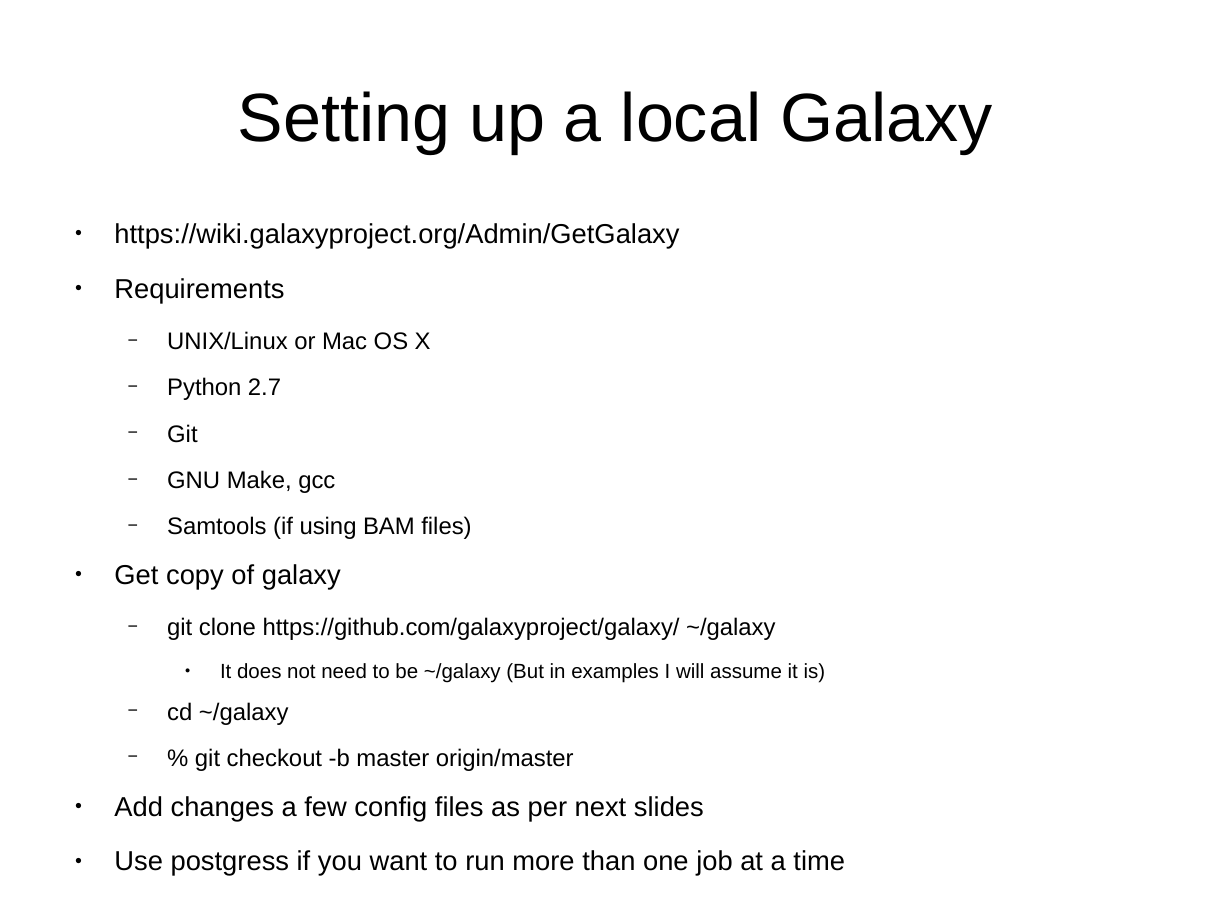
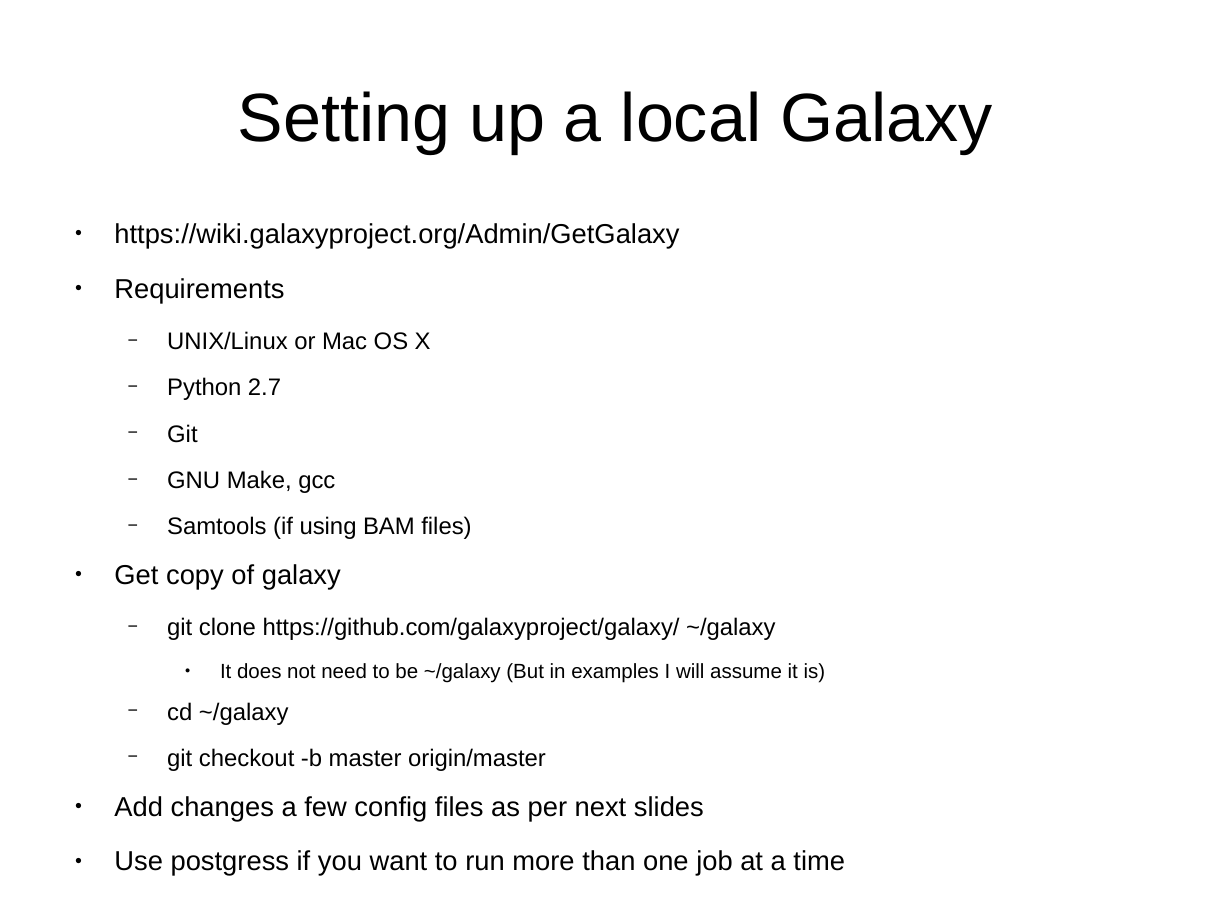
Before and after one commit to Christian-B/galaxy_tutorial, a slide deck: slide 6 of galaxy_setup.odp. Drawn at 1232x924 pixels with LibreOffice and Linux fonts; fonts in the diff are those of the drawing. Boxes give left, top, right and bottom in pixels: in the first picture for what was removed or moved away, otherwise in the second. Text is boxed around its words. In the diff, an @@ line names an element or a change of style, - is before the commit and + after.

```diff
--- a/galaxy_setup.odp
+++ b/galaxy_setup.odp
@@ text at (x1=167, y1=748, x2=546, y2=771): text changed @@
-  − % git checkout -b master origin/master
+  − git checkout -b master origin/master
```
Also in this commit, not shown: 1 other slide changed.
